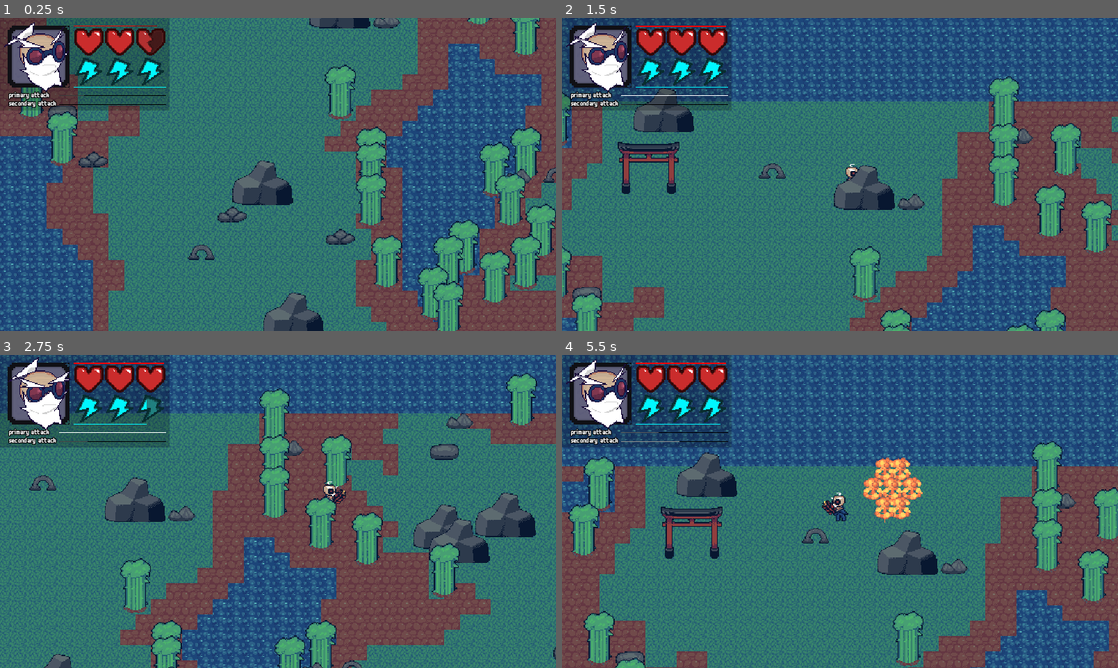
Above: before the commit, frames 1-4 (two rows, left to right).
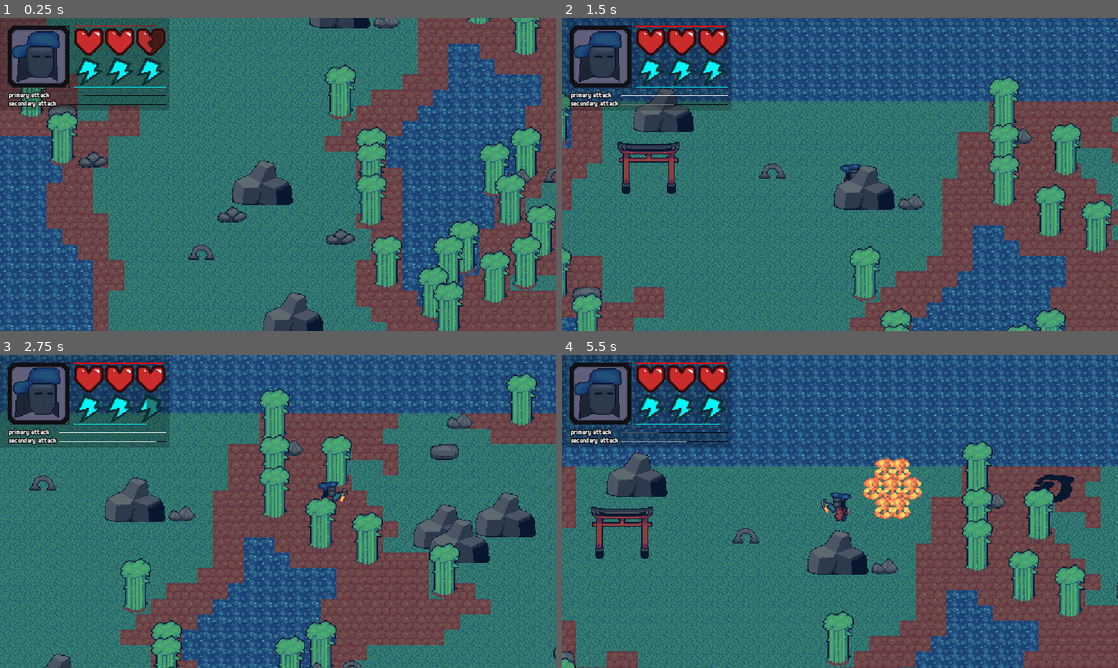
Above: after the commit, the same moments.

Repository: slotling/collateral-damage-gwj71
Game: Godot game, scene res://Scenes/Root/world.tscn
Two runs of this game, one before a commit and one after it. Both use one fixed random seed, a clock stepped at 60 frames per second and the inputs below. The engine's default icon, where the game draws it, is replaced by a stand-in: a white triangle on a blue panel in a dark square. Sound files missing from this copy of the repository are replaced by a short silence.
Inputs (mouse positions are in pixels of both pictures, inside the frame that each line leads up to):
- Up to frame 1 (0.25 s): no input
- Up to frame 2 (1.5 s): move the mouse to (962, 158) at 0.52 s; hold D (right) 0.53-1.28 s; click (962, 158) at 0.6 s; move the mouse to (728, 190) at 1.27 s; hold S (backward) from 1.28 s (still down); right-click (728, 190) at 1.35 s
- Up to frame 3 (2.75 s): move the mouse to (333, 442) at 2.02 s; release S (backward) at 2.03 s; hold D (right) from 2.03 s (still down); hold Shift (run) from 2.03 s (still down)
- Up to frame 4 (5.5 s): move the mouse to (812, 574) at 2.77 s; release D (right) at 2.78 s; release Shift (run) at 2.78 s; hold W (forward) 2.78-3.53 s; click (812, 574) at 2.85 s; move the mouse to (1006, 558) at 3.52 s; hold A (left) 3.53-5.03 s; right-click (1006, 558) at 3.6 s; move the mouse to (673, 464) at 4.27 s; tap Shift (run) at 4.35 s; move the mouse to (867, 511) at 5.02 s; hold S (backward) from 5.03 s (still down); click (867, 511) at 5.1 s

The runs differ from the first frame. In frame 1, 1.4% of the frame differs, in the area x 0-13%, y 1-24%; in frame 2, 1.5%; in frame 3, 1.7%; in frame 4, 52%, in the area x 0-100%, y 0-100%.

Commit message:
Update world.tscn

Diff:
--- a/Scenes/Root/world.tscn
+++ b/Scenes/Root/world.tscn
@@ -1,7 +1,7 @@
 [gd_scene load_steps=4 format=3 uid="uid://dxacdto1scojh"]
 
 [ext_resource type="PackedScene" uid="uid://d3hrl4tjnukfe" path="res://Scenes/Generation/terrain.tscn" id="1_r6r10"]
-[ext_resource type="PackedScene" uid="uid://djorhqqn1rked" path="res://Scenes/Entities/Characters/demolitionist_player.tscn" id="3_i2ijw"]
+[ext_resource type="PackedScene" uid="uid://dl472ck8pk4d7" path="res://Scenes/Entities/Characters/arsonist_player.tscn" id="3_ljvp4"]
 [ext_resource type="PackedScene" uid="uid://14wcwtgp2v2v" path="res://Handlers/wave_handler.tscn" id="4_apm3v"]
 
 [node name="World" type="Node2D" groups=["main"]]
@@ -16,4 +16,4 @@
 small_rock_scarcity_chance = 100
 big_rock_scarcity_chance = 220
 
-[node name="DemolitionistPlayer" parent="." instance=ExtResource("3_i2ijw")]
+[node name="ArsonistPlayer" parent="." instance=ExtResource("3_ljvp4")]
